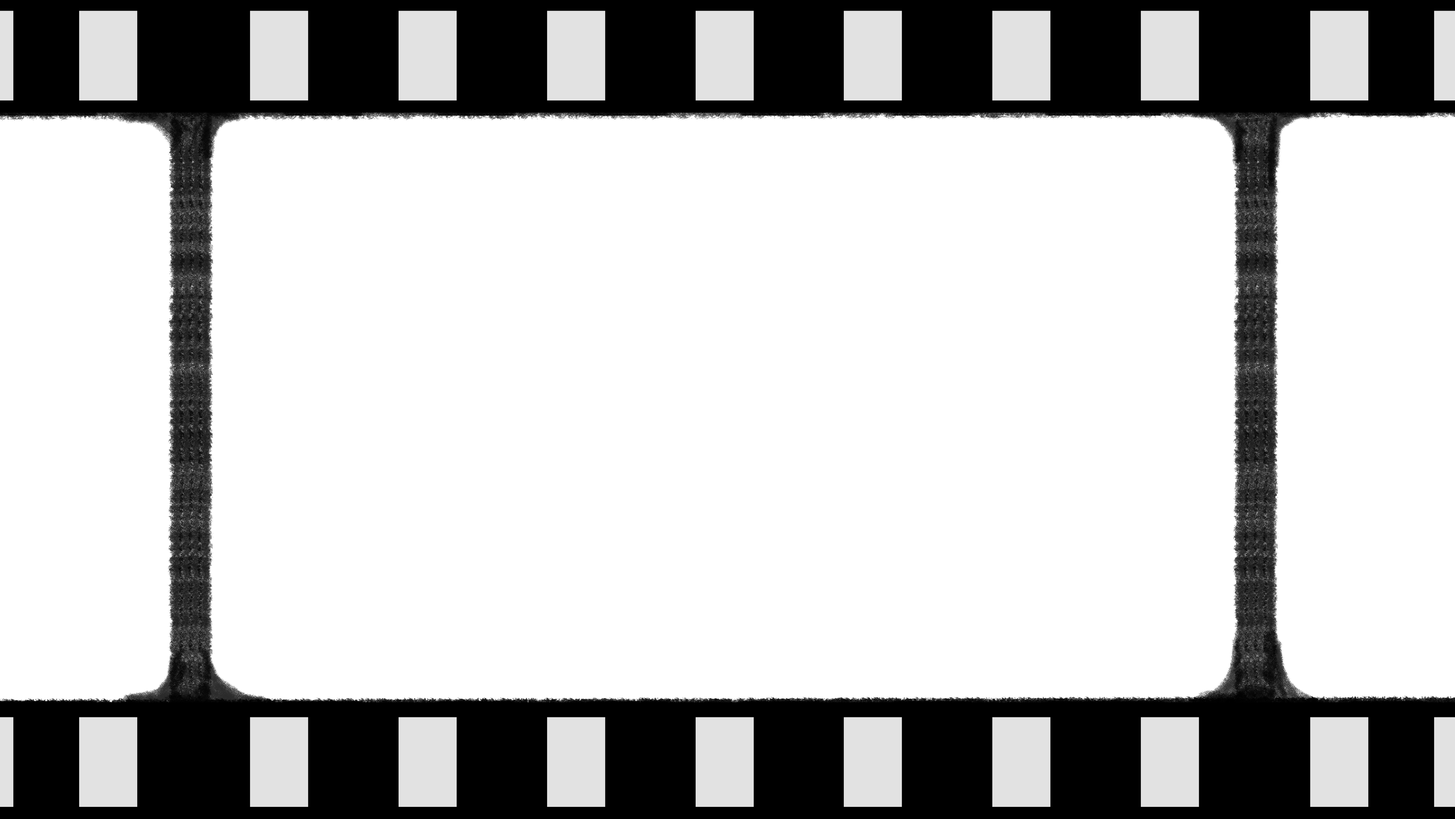
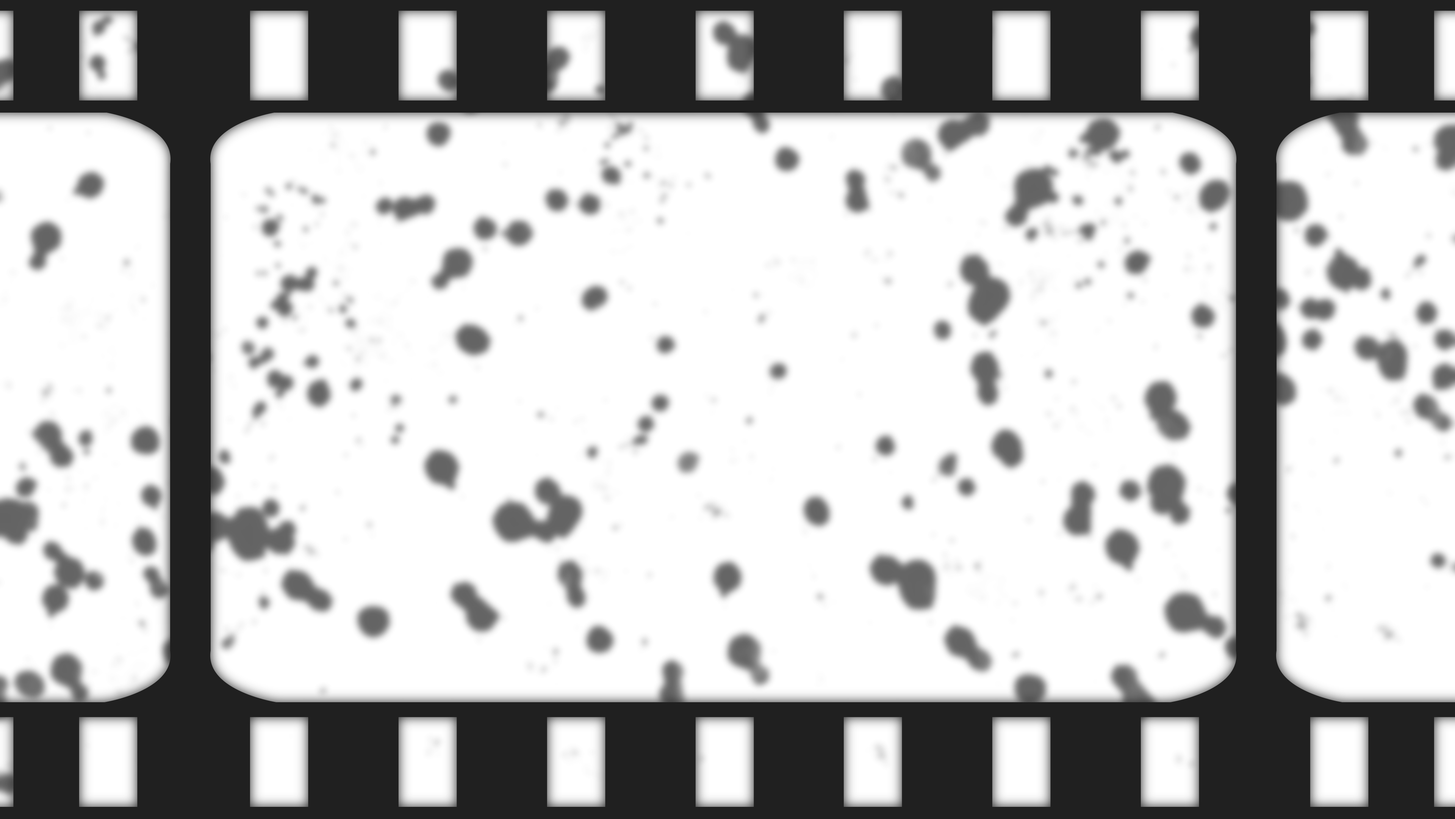
Layered file, before and after one edit (1455×819). Changes by layer:
added layer "Layer 5" (70%) above "Layer 1" over (0, 0, 1455, 819)
hid "Layer 1", moved it above "Layer 4 Copy 2", painted on it over (0, 0, 1455, 819)
added layer "Layer 4 Copy 2" above "Layer 4 Copy" over (1169, 100, 1344, 714)
added layer "Layer 4 Copy" above "Layer 3 Copy" over (103, 100, 278, 714)
moved "Layer 3 Copy" above "Layer 3", painted on it over (0, 0, 1455, 113)
moved "Layer 3" above "Layer 3 Copy 3", painted on it over (0, 701, 1455, 819)
added layer "Layer 3 Copy 3" above "Layer 2 Copy" over (0, 0, 1455, 819)
hid "Layer 2 Copy", painted on it over (0, 10, 1455, 101)
hid "Layer 2", painted on it over (0, 716, 1455, 807)
